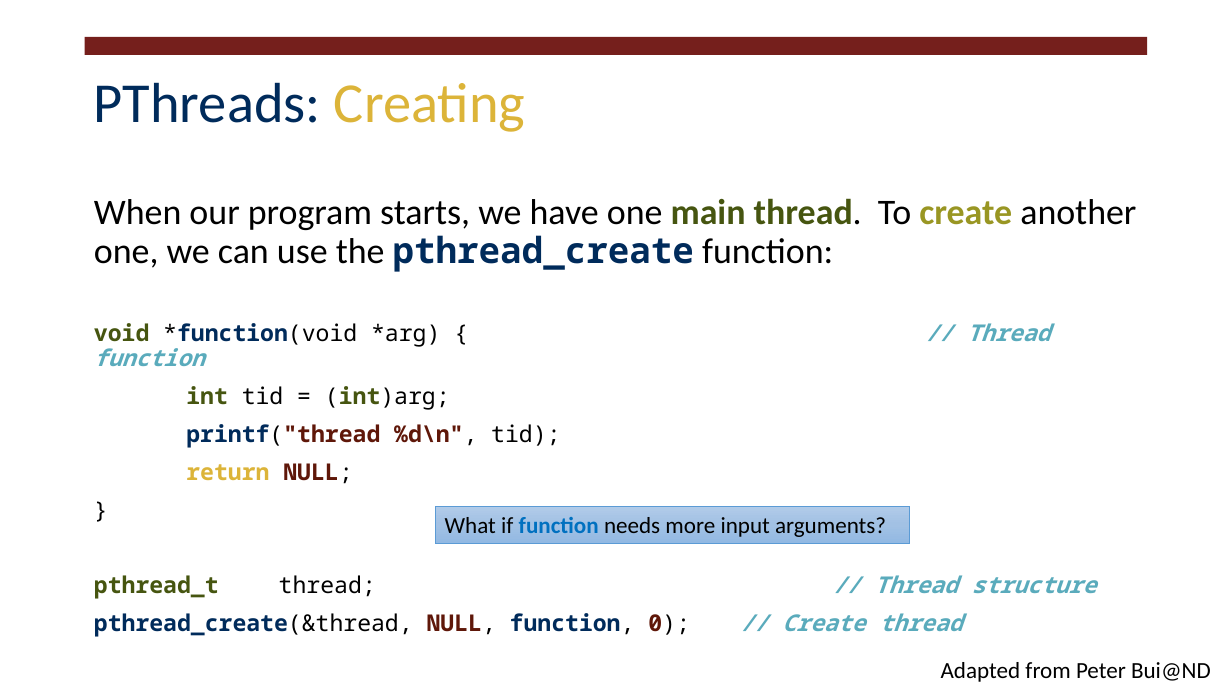
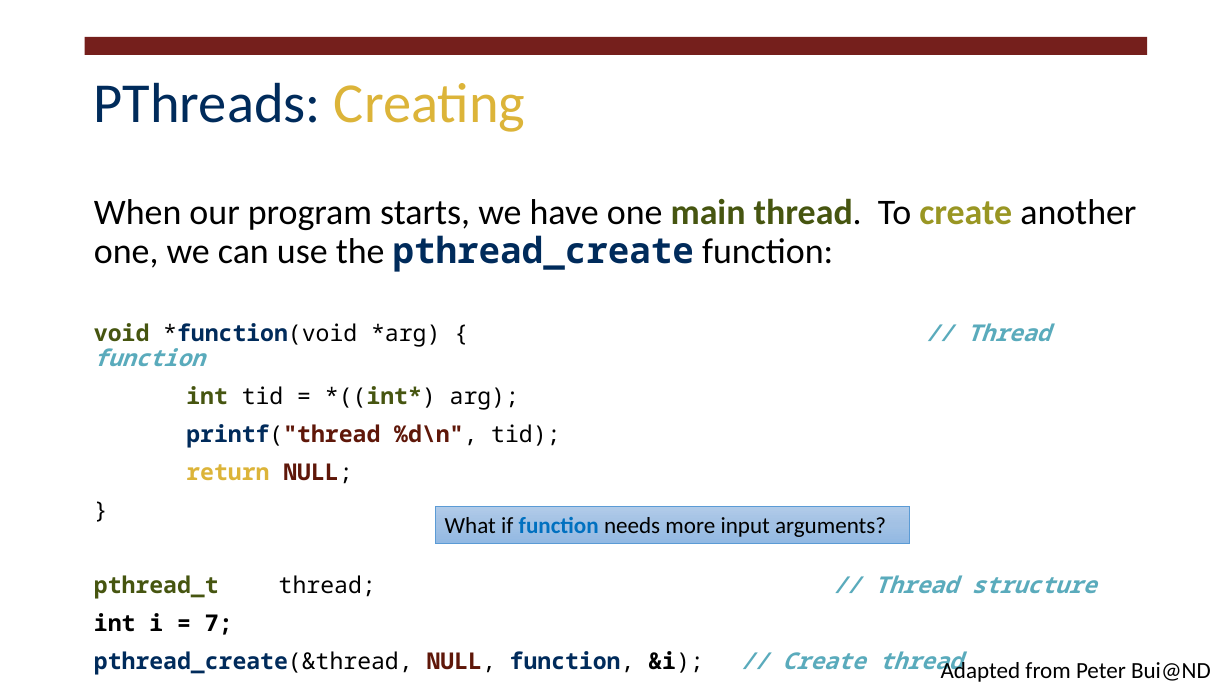
Before and after one commit to RHIT-CSSE/csse332, a slide deck: slide 6 of ClassMaterials/MoreThreads/MoreThreads.pptx. Drawn at 1232x693 pixels with LibreOffice and Linux fonts; fonts in the diff are those of the drawing. Boxes give left, top, right and bottom in pixels: in the first picture for what was removed or moved away, otherwise in the second. Text is boxed around its words. In the diff, an @@ line names an element or a change of style, - is before the commit and + after.

Commit message:
Updated slides and solution for More Threads

```diff
--- a/ClassMaterials/MoreThreads/MoreThreads.pptx
+++ b/ClassMaterials/MoreThreads/MoreThreads.pptx
@@ text at (x1=186, y1=386, x2=519, y2=410): text changed @@
-int tid = (int)arg;
+int tid = *((int*) arg);
@@ text at (x1=94, y1=613, x2=962, y2=675): text changed; text colour #002B5B to #000000 @@
-pthread_create(&thread, NULL, function, 0); // Create thread
+int i = 7;
+pthread_create(&thread, NULL, function, &i); // Create thread
```
Also in this commit, not shown: 1 other slide changed, 1 other file.
